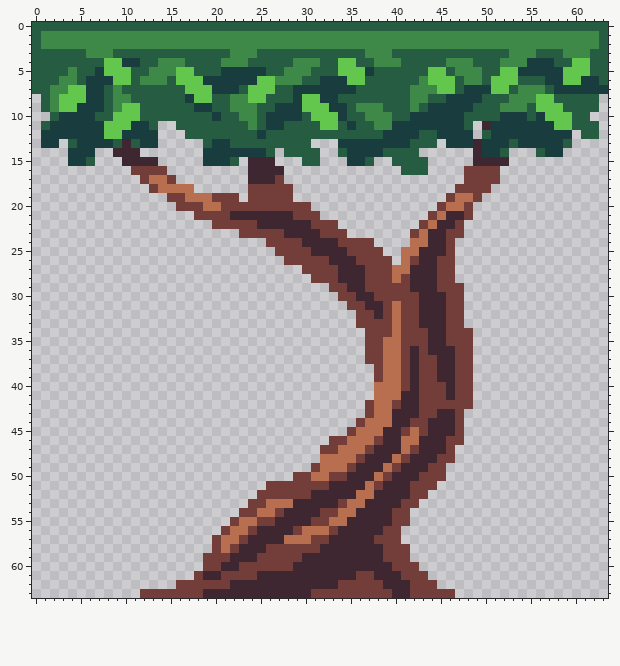
Pixel-art sprite -- Sprites/Tree/tree_without.png. That is the earlier state.
The file is 64x64 pixels.
Once edited:
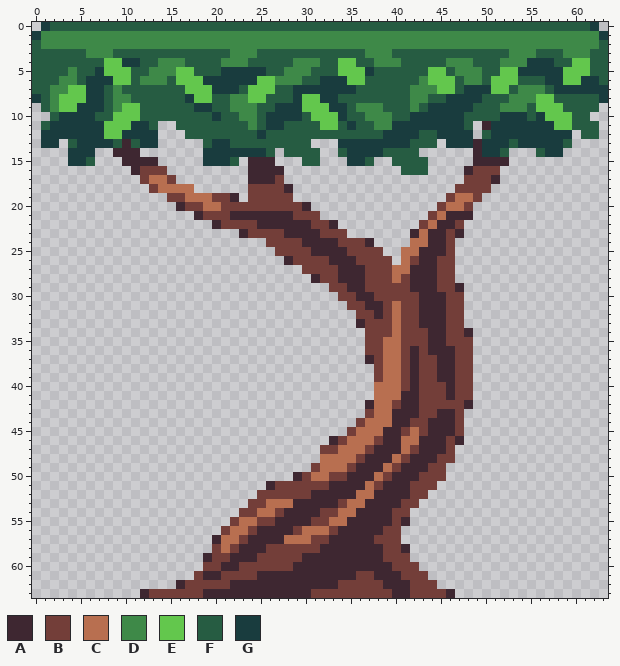
Palette (. is transparent): A #3e2731  B #733e39  C #b86f50  D #3e8948  E #63c74d  F #265c42  G #193c3e
Difference:
Changed rows in their new state; - is an unchanged pixel.
first column x 0:
 0 .G------------------------------------------------------------G.
 1 G--------------------------------------------------------------G
first column x 0:
 8 G--------------------------------------------------------------G
first column x 11:
16 A------------------------------------A---
17 ----------------------------------------A
18 -----------------A-----------------------
19 -----------A-----------------------------
20 -----A-------------A---------------------
21 -------A-----------------------------A---
22 ---------A------------A------------------
23 ------------A------------------A----A----
24 --------------------------A--------------
26 -----------------A-----------------------
28 --------------------A--------------------
29 ------------------------------------A----
first column x 36:
33 A------------
34 ------------A
37 -A-----------
first column x 37:
42 A----------A
first column x 33:
46 A-------------A
first column x 26:
50 ---A
51 A---
first column x 12:
55 -----------------------------A-----
57 --------A--------------------------
58 -----------------------------A-----
59 -------A---------------------------
62 ----A------------------------------
63 A---------------------------------A
